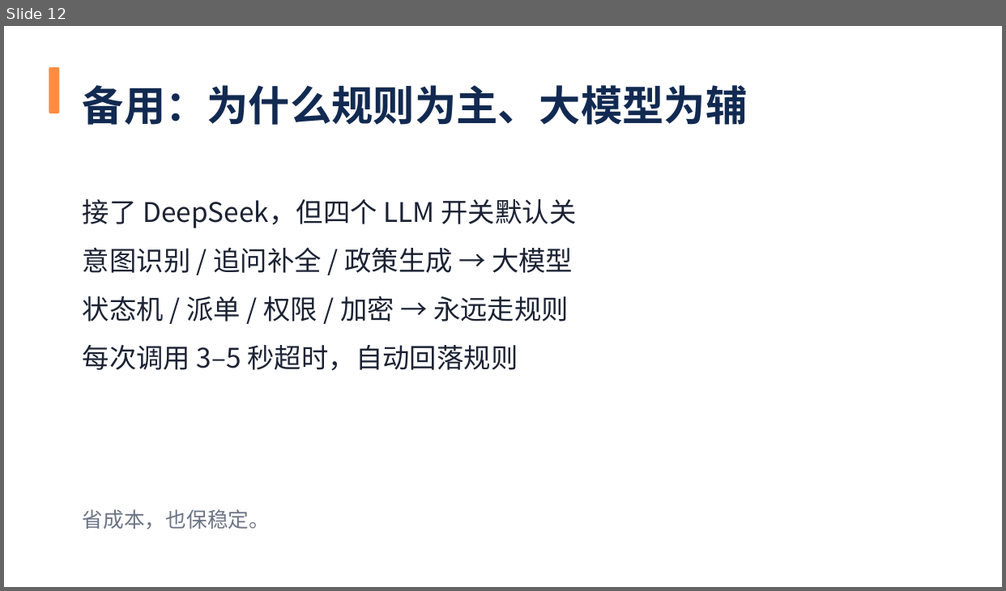
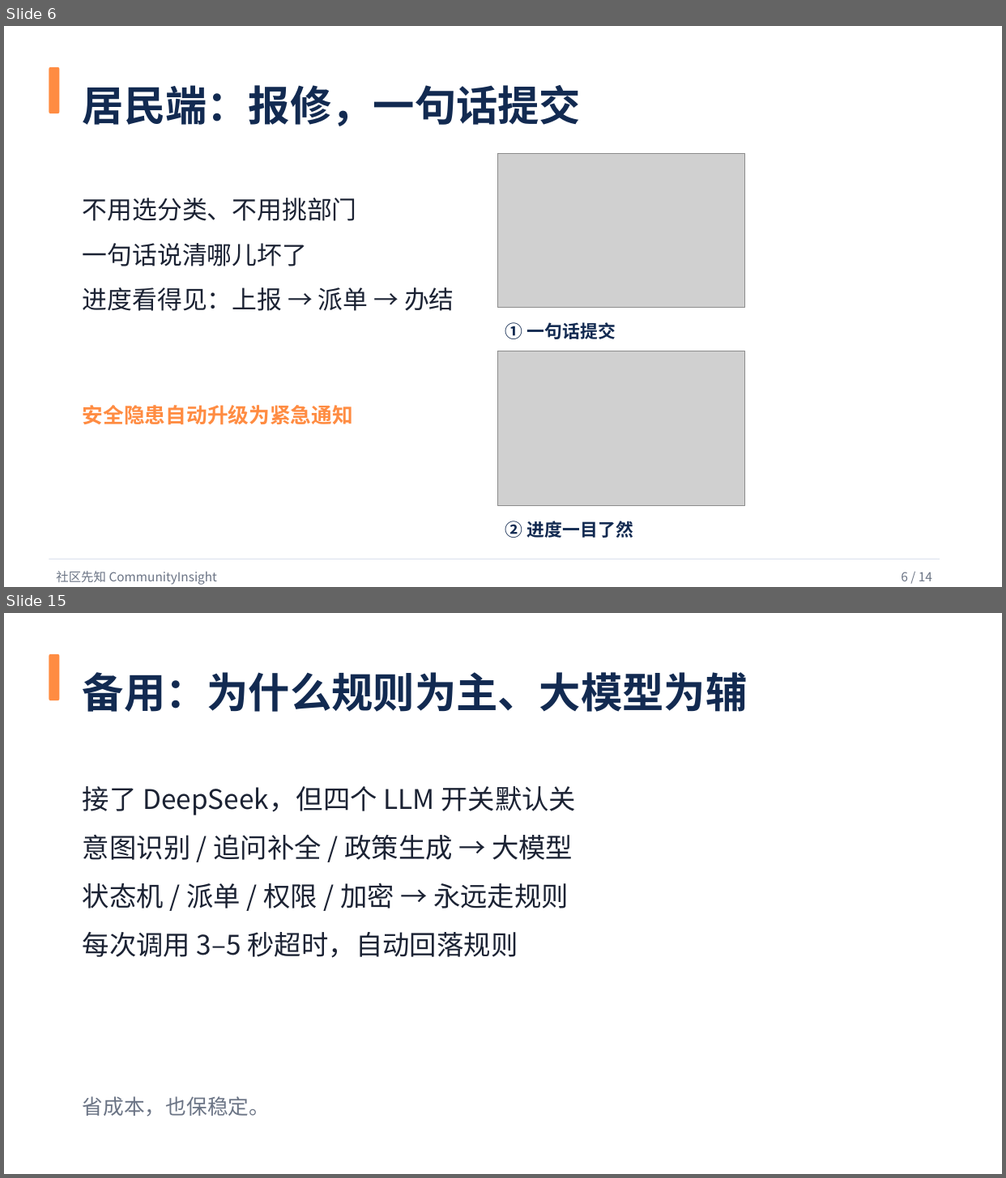
Before and after one commit to woshuofengsu/campus-insight-agent, a slide deck: docs/competition/9月22日路演-社区先知.pptx. Shown one above the other, each under a label of ours: slide 12 before the commit, slides 6 and 15 after it; the slides between them are not shown. The pictures are 1006x591 and 1006x1178 pixels, drawn with LibreOffice and Linux fonts; fonts in the diff are those of the drawing; grey boxes stand for pictures. Boxes give left, top, right and bottom in pixels: in the first picture for what was removed or moved away, otherwise in the second. Text is boxed around its words. In the diff, an @@ line names an element or a change of style, - is before the commit and + after.

```diff
--- a/docs/competition/9月22日路演-社区先知.pptx
+++ b/docs/competition/9月22日路演-社区先知.pptx
@@ slide 6 added at box(4, 26, 1002, 587), background #FFFFFF @@
@@ rounded rectangle added at box(49, 67, 59, 113), fill #FF8C42 @@
@@ text added at box(83, 85, 581, 126), 40 pt, text #122A51, bold @@
+居民端：报修，一句话提交
@@ picture added at box(498, 153, 745, 308) @@
@@ text added at box(83, 198, 454, 311), 24 pt, text #1B2233 @@
+不用选分类、不用挑部门
+一句话说清哪儿坏了
+进度看得见：上报 → 派单 → 办结
@@ text added at box(505, 322, 616, 339), 17 pt, text #122A51, bold @@
+① 一句话提交
@@ picture added at box(498, 352, 745, 506) @@
@@ text added at box(83, 405, 353, 425), 20 pt, text #FF8C42, bold @@
+安全隐患自动升级为紧急通知
@@ text added at box(505, 521, 633, 538), 17 pt, text #122A51, bold @@
+② 进度一目了然
@@ rectangle added at box(49, 559, 940, 560), fill #DDE3EE @@
@@ text added at box(56, 571, 217, 585), 12 pt, text #6B7485 @@
+社区先知 CommunityInsight
@@ text added at box(901, 572, 932, 582), 12 pt, text #6B7485 @@
+6 / 14
@@ what was slide 12 is now slide 15 @@
```
Also in this commit, not shown: 7 slides changed, 5 other slides added, 3 slides removed, 25 other files.
